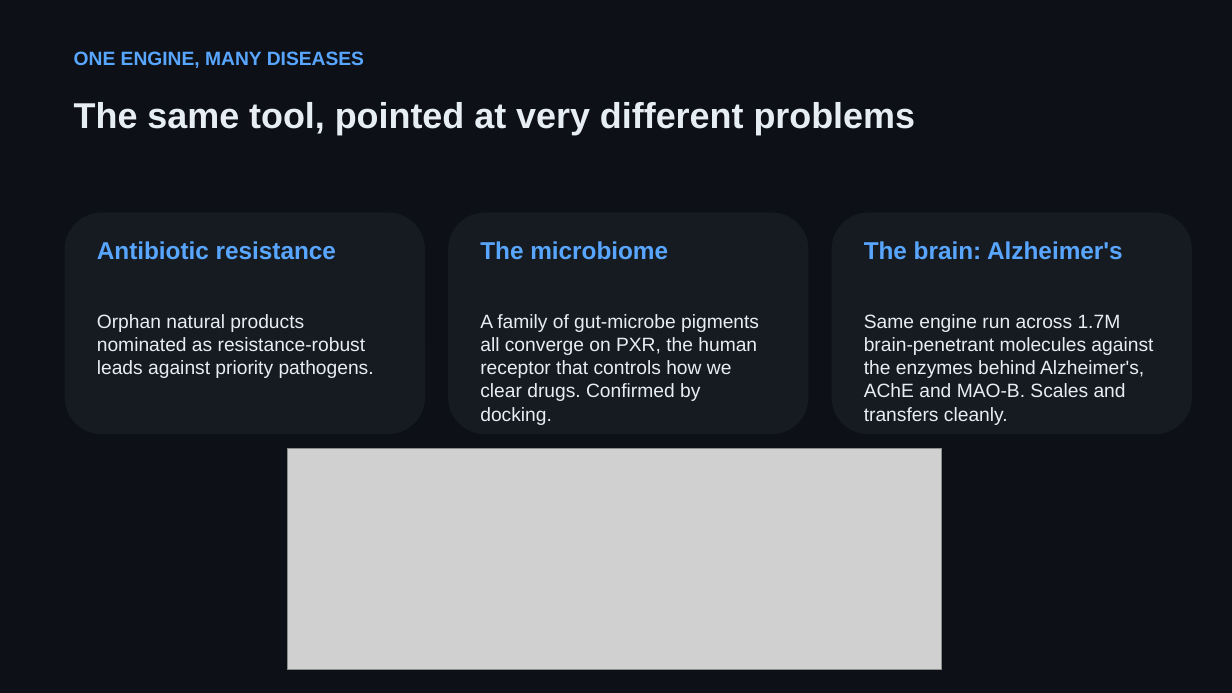
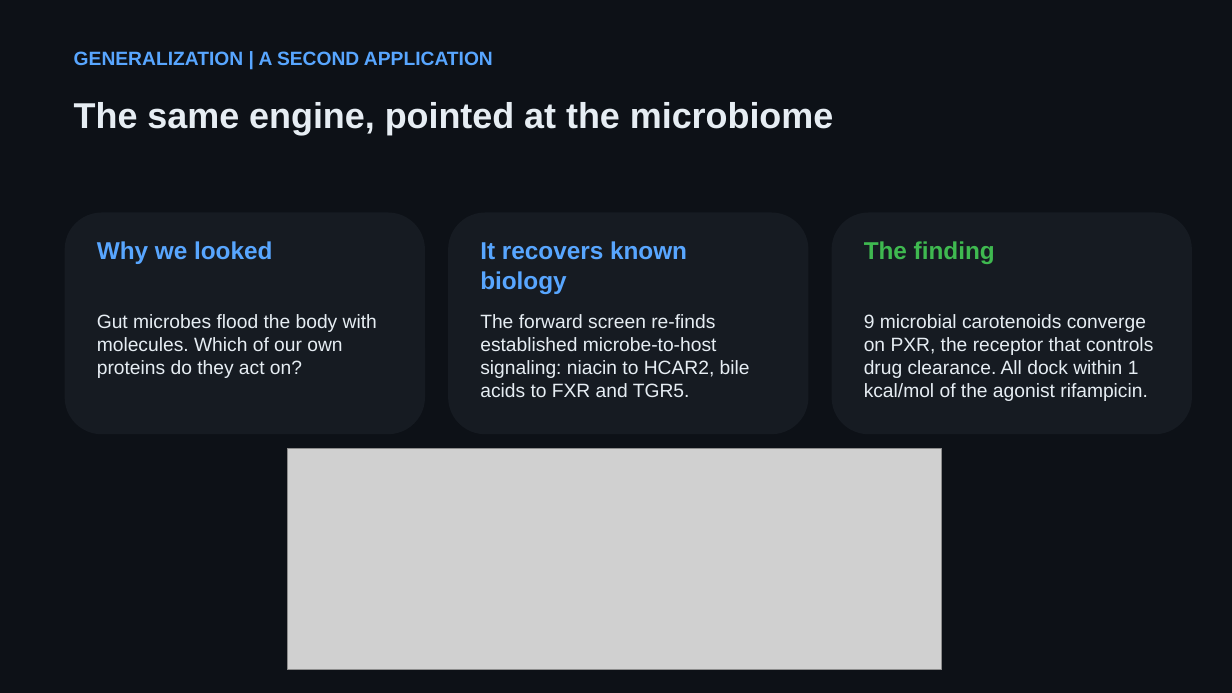
Before and after one commit to DocMartin95/analog-wall-target-prediction, a slide deck: slide 6 of demo/HitScreen_pitch.pptx. Drawn at 1232x693 pixels with LibreOffice and Linux fonts; fonts in the diff are those of the drawing; grey boxes stand for pictures. Boxes give left, top, right and bottom in pixels: in the first picture for what was removed or moved away, otherwise in the second. Text is boxed around its words. In the diff, an @@ line names an element or a change of style, - is before the commit and + after.

```diff
--- a/demo/HitScreen_pitch.pptx
+++ b/demo/HitScreen_pitch.pptx
@@ text at box(74, 51, 493, 65): text changed @@
-ONE ENGINE, MANY DISEASES
+GENERALIZATION | A SECOND APPLICATION
@@ text at box(74, 102, 833, 135): text changed @@
-The same tool, pointed at very different problems
+The same engine, pointed at the microbiome
@@ text at box(97, 241, 272, 264): text changed @@
-Antibiotic resistance
+Why we looked
@@ text at box(480, 241, 687, 294): text changed @@
-The microbiome
+It recovers known biology
@@ text at box(864, 241, 995, 264): text changed; text colour #58A6FF to #3FB950 @@
-The brain: Alzheimer's
+The finding
@@ text at box(97, 314, 377, 378): text changed @@
-Orphan natural products nominated as resistance-robust leads against priority pathogens.
+Gut microbes flood the body with molecules. Which of our own proteins do they act on?
@@ text at box(480, 314, 750, 397): text changed @@
-A family of gut-microbe pigments all converge on PXR, the human receptor that controls how we clear drugs. Confirmed by docking.
+The forward screen re-finds established microbe-to-host signaling: niacin to HCAR2, bile acids to FXR and TGR5.
@@ text at box(864, 314, 1153, 401): text changed @@
-Same engine run across 1.7M brain-penetrant molecules against the enzymes behind Alzheimer's, AChE and MAO-B. Scales and transfers cleanly.
+9 microbial carotenoids converge on PXR, the receptor that controls drug clearance. All dock within 1 kcal/mol of the agonist rifampicin.
```
Also in this commit, not shown: 2 other files.
